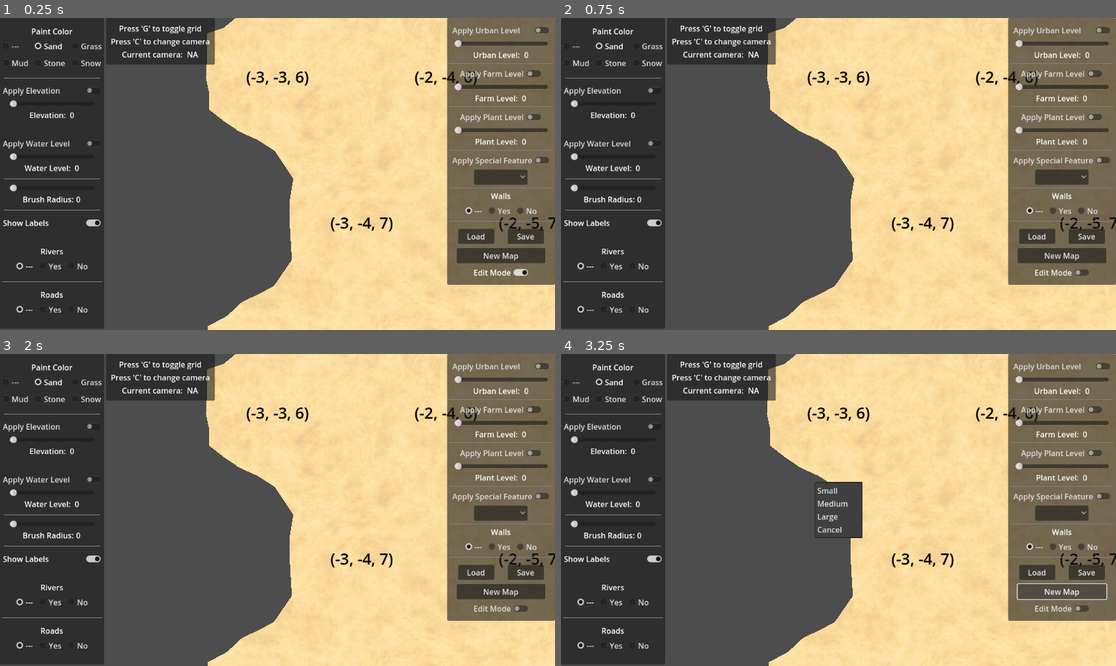
Above: before the commit, frames 1-4 (two rows, left to right).
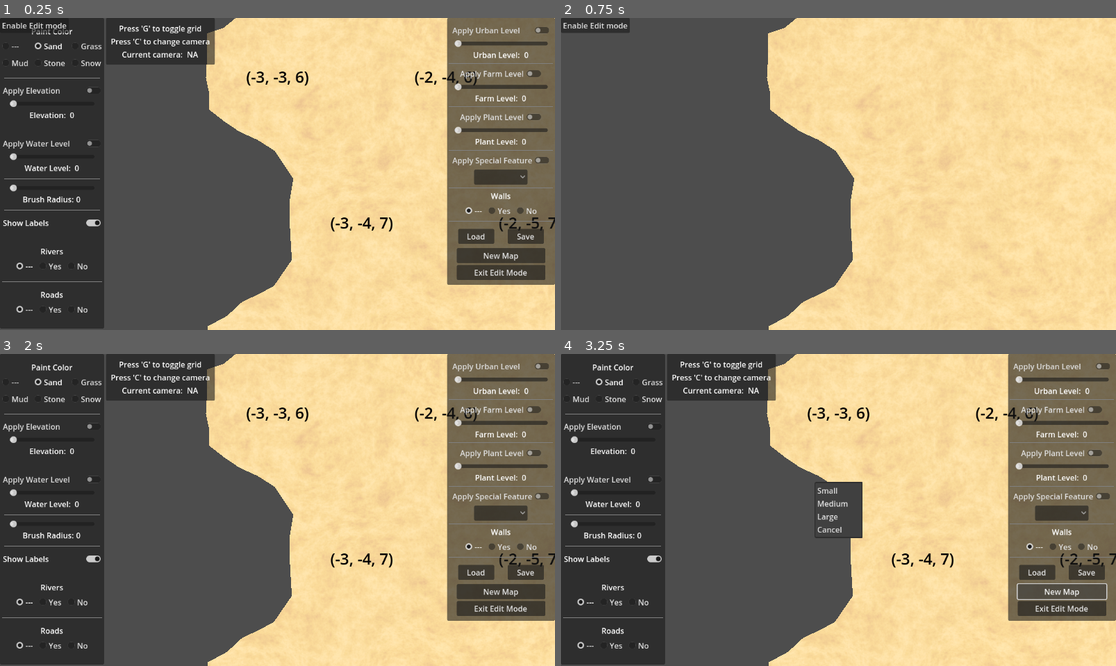
Above: after the commit, the same moments.

Repository: davepruitt/hex_map_godot
Game: Godot game, scene res://scenes/main.tscn
Two runs of this game, one before a commit and one after it. Both use one fixed random seed, a clock stepped at 60 frames per second and the inputs below.
Inputs (mouse positions are in pixels of both pictures, inside the frame that each line leads up to):
- Up to frame 1 (0.25 s): no input
- Up to frame 2 (0.75 s): click (1060, 273) at 0.5 s, where only the run before the commit has a clickable "Edit Mode"
- Up to frame 3 (2 s): click (33, 360) at 1.25 s, where only the run after the commit has a clickable "Enable Edit mode"
- Up to frame 4 (3.25 s): click "New Map" at 2 s; click "New Map" at 2.75 s

The runs differ from the first frame. In frame 1, 0.9% of the frame differs, in the area x 0-99%, y 1-84%; in frame 2, 38%, in the area x 0-100%, y 0-100%; in frame 3, 0.7%; in frame 4, 0.7%.

Commit message:
Continuing to refactor and reorganize the UI

Diff:
--- a/hex_project_godot/scenes/hex_game_ui.tscn
+++ b/hex_project_godot/scenes/hex_game_ui.tscn
@@ -1,3 +1,15 @@
-[gd_scene format=3 uid="uid://euw055et26sk"]
+[gd_scene load_steps=2 format=3 uid="uid://gucv0pvo4683"]
+
+[ext_resource type="Script" path="res://scripts/hex_game_ui.gd" id="1_avp0t"]
 
 [node name="HexGameUi" type="Node3D"]
+script = ExtResource("1_avp0t")
+
+[node name="CanvasLayer" type="CanvasLayer" parent="."]
+
+[node name="EnableEditModeButton" type="Button" parent="CanvasLayer"]
+offset_right = 8.0
+offset_bottom = 8.0
+text = "Enable Edit mode"
+
+[connection signal="pressed" from="CanvasLayer/EnableEditModeButton" to="." method="_on_enable_edit_mode_button_pressed"]
--- a/hex_project_godot/scenes/hex_map_editor_ui.tscn
+++ b/hex_project_godot/scenes/hex_map_editor_ui.tscn
@@ -526,12 +526,14 @@
 layout_mode = 2
 text = "New Map"
 
-[node name="CheckButton_EditMode" type="CheckButton" parent="CanvasLayer/PanelContainer2/MarginContainer/VBoxContainer"]
-layout_mode = 2
-size_flags_horizontal = 4
-focus_mode = 0
-button_pressed = true
-text = "Edit Mode"
+[node name="MarginContainer6" type="MarginContainer" parent="CanvasLayer/PanelContainer2/MarginContainer/VBoxContainer"]
+layout_mode = 2
+theme_override_constants/margin_left = 15
+theme_override_constants/margin_right = 15
+
+[node name="ExitEditModeButton" type="Button" parent="CanvasLayer/PanelContainer2/MarginContainer/VBoxContainer/MarginContainer6"]
+layout_mode = 2
+text = "Exit Edit Mode"
 
 [node name="PopupMenu" type="PopupMenu" parent="CanvasLayer"]
 auto_translate_mode = 1
@@ -593,4 +595,4 @@
 [connection signal="pressed" from="CanvasLayer/PanelContainer2/MarginContainer/VBoxContainer/MarginContainer4/GridContainer/LoadButton" to="." method="_on_load_button_pressed"]
 [connection signal="pressed" from="CanvasLayer/PanelContainer2/MarginContainer/VBoxContainer/MarginContainer4/GridContainer/SaveButton" to="." method="_on_save_button_pressed"]
 [connection signal="pressed" from="CanvasLayer/PanelContainer2/MarginContainer/VBoxContainer/MarginContainer5/NewMapButton" to="." method="_on_new_map_button_pressed"]
-[connection signal="toggled" from="CanvasLayer/PanelContainer2/MarginContainer/VBoxContainer/CheckButton_EditMode" to="." method="_on_check_button_edit_mode_toggled"]
+[connection signal="pressed" from="CanvasLayer/PanelContainer2/MarginContainer/VBoxContainer/MarginContainer6/ExitEditModeButton" to="." method="_on_exit_edit_mode_button_pressed"]
--- a/hex_project_godot/scenes/main.tscn
+++ b/hex_project_godot/scenes/main.tscn
@@ -14,7 +14,7 @@
 [ext_resource type="Texture2D" uid="uid://ca20grb2upor5" path="res://assets/grid.png" id="12_gv3gu"]
 [ext_resource type="CompressedTexture2DArray" uid="uid://bktbwtk345agh" path="res://assets/terrain.png" id="12_lmpao"]
 [ext_resource type="PackedScene" uid="uid://dstaybgovslw2" path="res://scenes/hex_map_editor_ui.tscn" id="14_ll164"]
-[ext_resource type="Script" path="res://scripts/hex_game_ui.gd" id="14_virgf"]
+[ext_resource type="PackedScene" uid="uid://gucv0pvo4683" path="res://scenes/hex_game_ui.tscn" id="15_ohjg2"]
 
 [sub_resource type="ShaderMaterial" id="ShaderMaterial_m1jh0"]
 render_priority = 0
@@ -67,7 +67,4 @@
 main_camera_assembly = NodePath("../../HexMapCamera")
 debug_camera = NodePath("../../DebugCamera")
 
-[node name="HexGameUi" type="Node3D" parent="UI"]
-script = ExtResource("14_virgf")
-
-[node name="CanvasLayer" type="CanvasLayer" parent="UI/HexGameUi"]
+[node name="HexGameUi" parent="UI" instance=ExtResource("15_ohjg2")]
--- a/hex_project_godot/scripts/hex_game_ui.gd
+++ b/hex_project_godot/scripts/hex_game_ui.gd
@@ -1,7 +1,15 @@
 class_name HexGameUi
 extends Node3D
 
+#region Signals
+
+signal edit_mode_enabled
+
+#endregion
+
 #region Private data members
+
+var _enabled: bool = false
 
 var _current_cell: HexCell = null
 
@@ -30,8 +38,15 @@
 
 #region Methods
 
-func set_edit_mode (toggle: bool) -> void:
-	pass
+func enable () -> void:
+	if (not _enabled):
+		_enabled = true
+		$CanvasLayer.visible = true
+
+func disable () -> void:
+	if (_enabled):
+		_enabled = false
+		$CanvasLayer.visible = false
 
 #endregion
 
@@ -69,3 +84,10 @@
 	return false
 
 #endregion
+
+#region UI event handlers
+
+func _on_enable_edit_mode_button_pressed() -> void:
+	edit_mode_enabled.emit()
+
+#endregion
--- a/hex_project_godot/scripts/hex_map_editor_ui.gd
+++ b/hex_project_godot/scripts/hex_map_editor_ui.gd
@@ -1,5 +1,11 @@
 class_name HexMapEditorUi
 extends Node3D
+
+#region Signals
+
+signal edit_mode_exited
+
+#endregion
 
 #region Public data members
 
@@ -92,6 +98,8 @@
 var _mouse_up_cell: HexCell = null
 
 var _is_left_shift_pressed: bool = false
+
+var _enabled: bool = false
 
 #endregion
 
@@ -150,6 +158,34 @@
 
 #endregion
 
+#region Public methods
+
+func enable () -> void:
+	if (not _enabled):
+		_enabled = true
+		$CanvasLayer.visible = true
+
+		if (active_show_labels):
+			hex_grid.set_all_cell_label_modes(HexCell.CellInformationLabelMode.Position)
+		else:
+			hex_grid.set_all_cell_label_modes(HexCell.CellInformationLabelMode.Off)
+
+func disable () -> void:
+	if (_enabled):
+		_enabled = false
+
+		hex_grid.disable_all_cell_highlights()
+		hex_grid.reset_all_cell_distances()
+		hex_grid.reset_all_cell_labels()
+
+		#Set the label mode
+		hex_grid.set_all_cell_label_modes(HexCell.CellInformationLabelMode.Information)
+
+		#Emit the signal to exit edit mode
+		$CanvasLayer.visible = false
+
+#endregion
+
 #region GUI event handlers
 
 func _on_check_box_no_color_pressed() -> void:
@@ -363,9 +399,8 @@
 	debug_camera.locked = false
 
 
-func _on_check_button_edit_mode_toggled(toggled_on: bool) -> void:
-	#_set_edit_mode(toggled_on)
-	return
+func _on_exit_edit_mode_button_pressed() -> void:
+	edit_mode_exited.emit()
 
 
 #endregion
@@ -568,23 +603,6 @@
 func _set_special_feature_index (index: float) -> void:
 	active_special_feature = index
 
-#func _set_edit_mode (toggle: bool) -> void:
-	#edit_mode = toggle
-	#
-	#hex_grid.disable_all_cell_highlights()
-	#hex_grid.reset_all_cell_distances()
-	#hex_grid.reset_all_cell_labels()
-	#
-	##Set the label mode
-	#if (edit_mode):
-		#if (active_show_labels):
-			#hex_grid.set_all_cell_label_modes(HexCell.CellInformationLabelMode.Position)
-		#else:
-			#hex_grid.set_all_cell_label_modes(HexCell.CellInformationLabelMode.Off)
-	#else:
-		#hex_grid.set_all_cell_label_modes(HexCell.CellInformationLabelMode.Information)
-
-
 func _get_cell_under_cursor () -> HexCell:
 	#Set the ray length
 	var RAY_LENGTH = 1000
--- a/hex_project_godot/scripts/main.gd
+++ b/hex_project_godot/scripts/main.gd
@@ -3,7 +3,7 @@
 
 #region Public data members
 
-var edit_mode: bool = false
+var edit_mode: bool = true
 
 #endregion
 
@@ -15,6 +15,9 @@
 	$HexMapCamera/Swivel/Stick/MainCamera,
 	$DebugCamera
 ]
+
+@onready var edit_mode_ui: HexMapEditorUi = $UI/HexMapEditorUi
+@onready var game_mode_ui: HexGameUi = $UI/HexGameUi
 
 #endregion
 
@@ -37,6 +40,15 @@
 
 	#Set the default camera
 	cameras[_selected_camera].make_current()
+
+	#Listen to the "exit edit mode" signal from the hex map editor ui
+	edit_mode_ui.edit_mode_exited.connect(_handle_edit_mode_exited)
+
+	#Listen to the "edit mode enabled" signal from the game ui
+	game_mode_ui.edit_mode_enabled.connect(_handle_edit_mode_enabled)
+
+	#Initialize the UI
+	_initialize_ui()
 
 
 # Called every frame. 'delta' is the elapsed time since the previous frame.
@@ -68,3 +80,25 @@
 
 
 #endregion
+
+#region Private methods
+
+func _initialize_ui () -> void:
+	_toggle_edit_mode(edit_mode)
+
+func _handle_edit_mode_exited () -> void:
+	_toggle_edit_mode(false)
+
+func _handle_edit_mode_enabled () -> void:
+	_toggle_edit_mode(true)
+
+func _toggle_edit_mode (toggled: bool) -> void:
+	edit_mode = toggled
+	if (edit_mode):
+		edit_mode_ui.enable()
+		game_mode_ui.disable()
+	else:
+		edit_mode_ui.disable()
+		game_mode_ui.enable()
+
+#endregion
